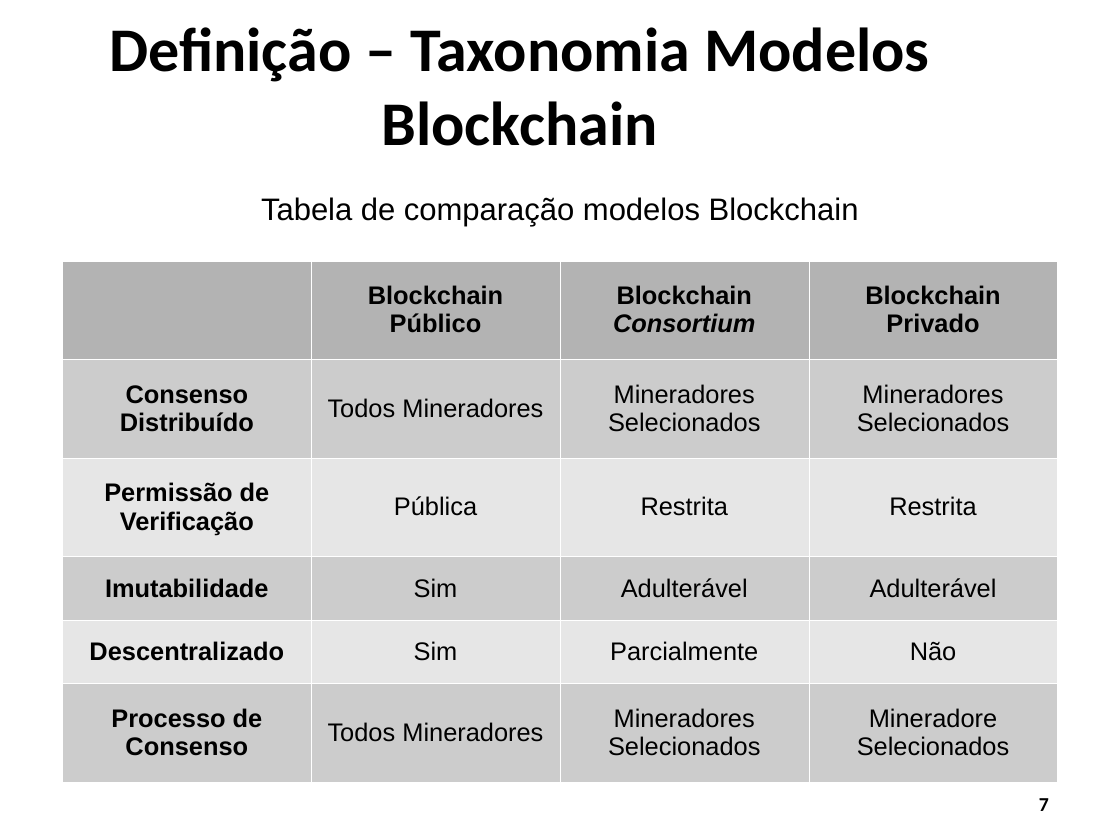
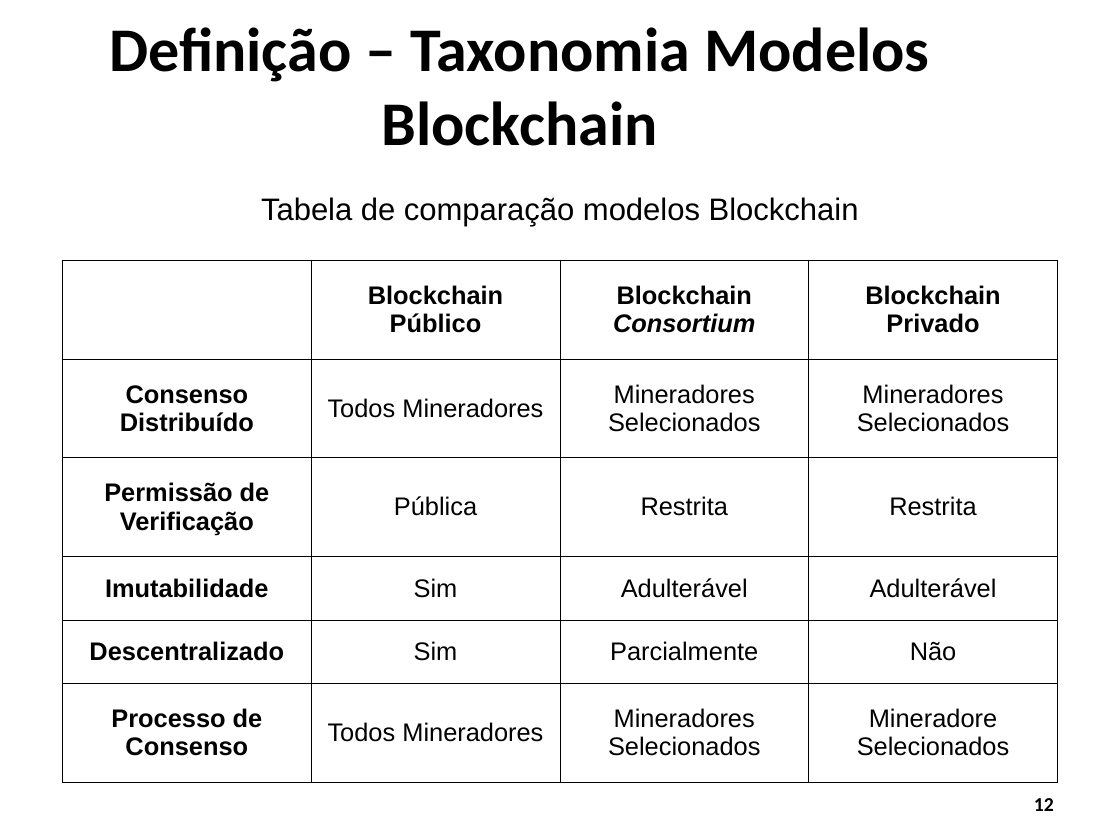
Before and after one commit to WiltonLoch/TCC, a slide deck: slide 12 of apresentacao_TCC_wilton.odp (slide 7 before the commit). Drawn at 1120x840 pixels with LibreOffice and Linux fonts; fonts in the diff are those of the drawing; background and template pictures are left out. Boxes give left, top, right and bottom in pixels: in the first picture for what was removed or moved away, otherwise in the second. Text is boxed around its words. In the diff, an @@ line names an element or a change of style, - is before the commit and + after.

Commit message:
ap

```diff
--- a/apresentacao_TCC_wilton.odp
+++ b/apresentacao_TCC_wilton.odp
@@ table at (63, 260, 1059, 782) @@
@@ fill #B3B3B3 to none in 3 cells @@
@@ fill #CCCCCC to none in 12 cells @@
@@ fill #E6E6E6 to none in 8 cells @@
@@ borders changed @@
@@ page number at (1034, 798, 1054, 811): text changed @@
-7
+12
```
Also in this commit, not shown: 4 other slides changed, 7 slides added, 2 slides removed.
